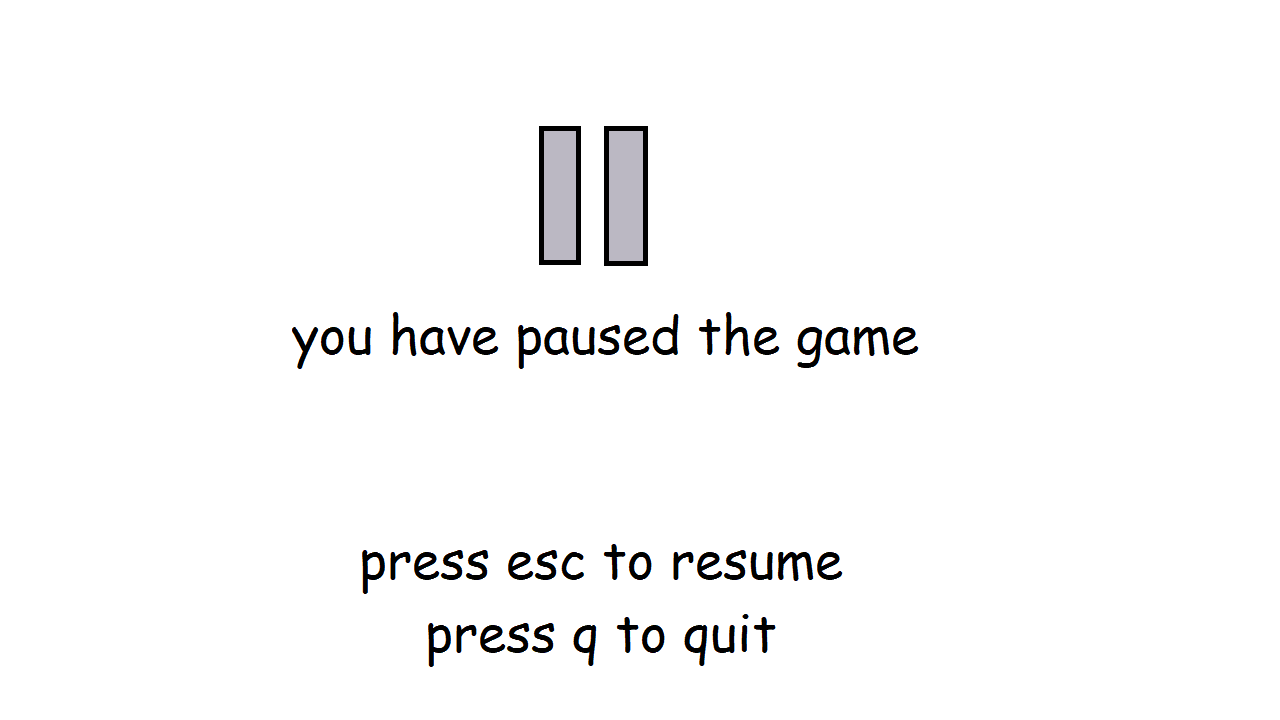
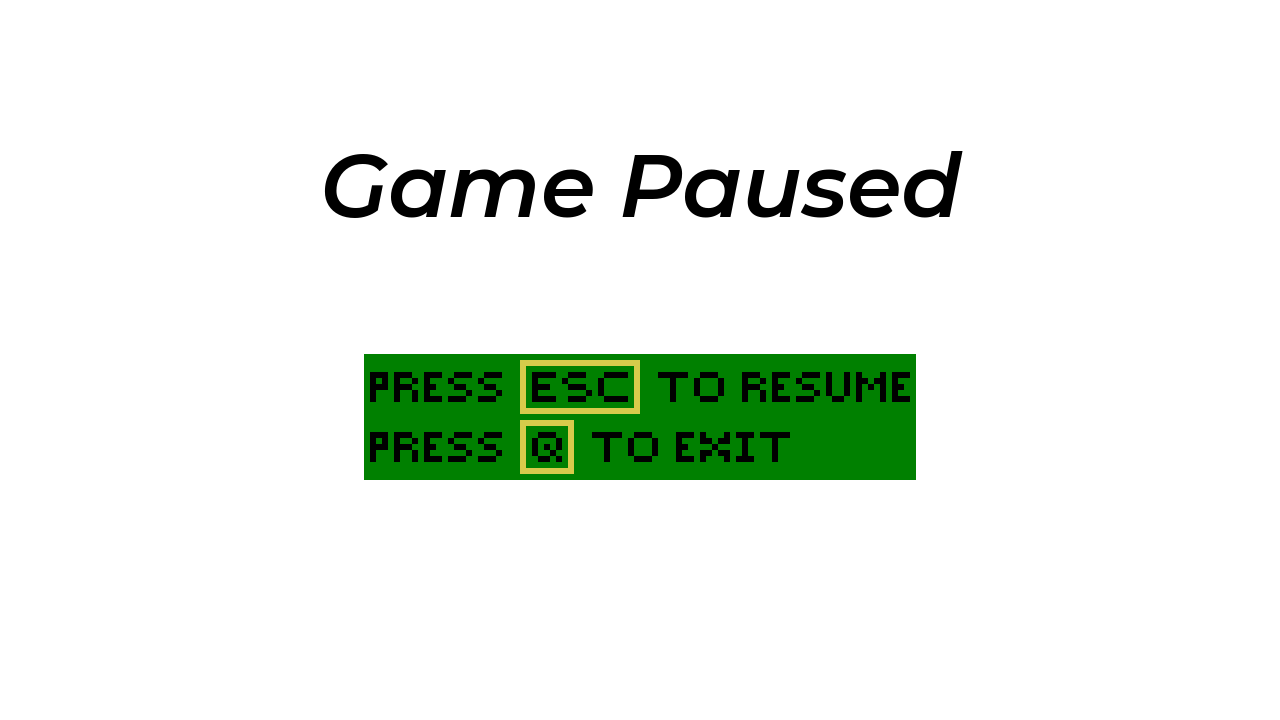
Revision of a layered 1280x720 image; what changed, layer by layer:
removed layer "pauseScreen.png" over [292, 126, 919, 667]
added layer "Press space to start" above "Game Paused" over [364, 354, 916, 480]
added layer "Game Paused" above "BG" over [324, 151, 963, 218]
